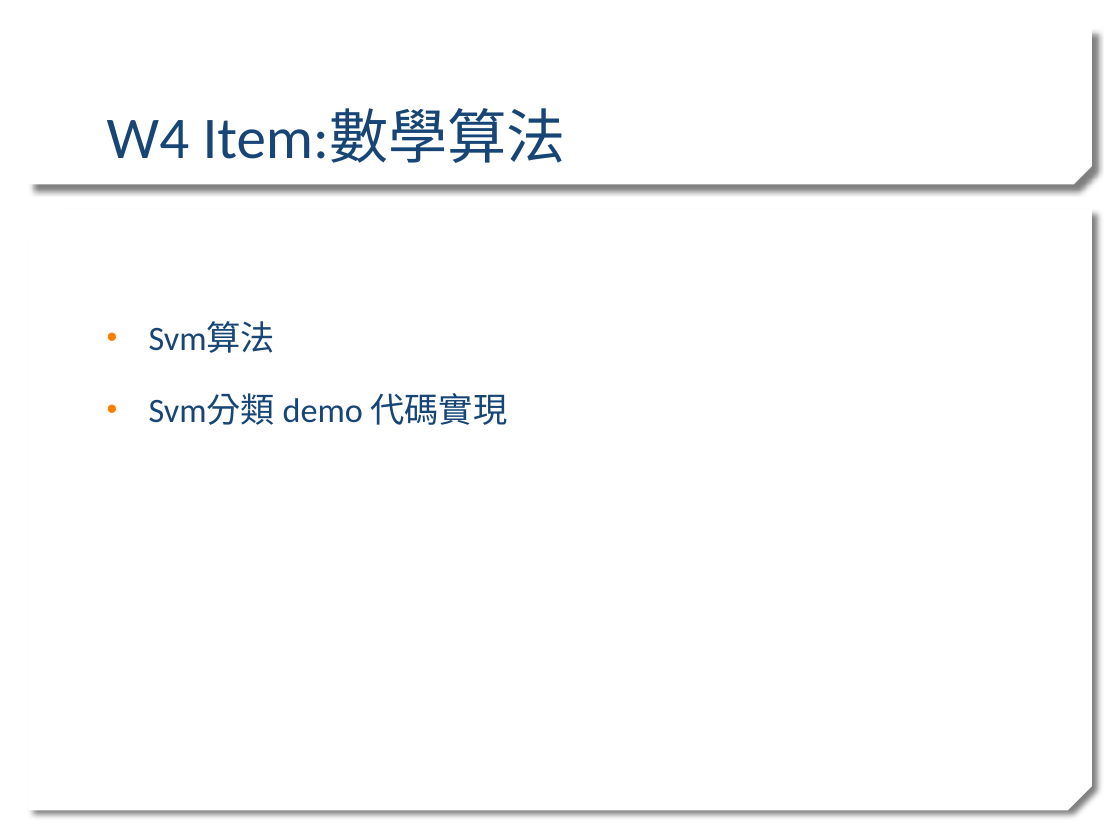
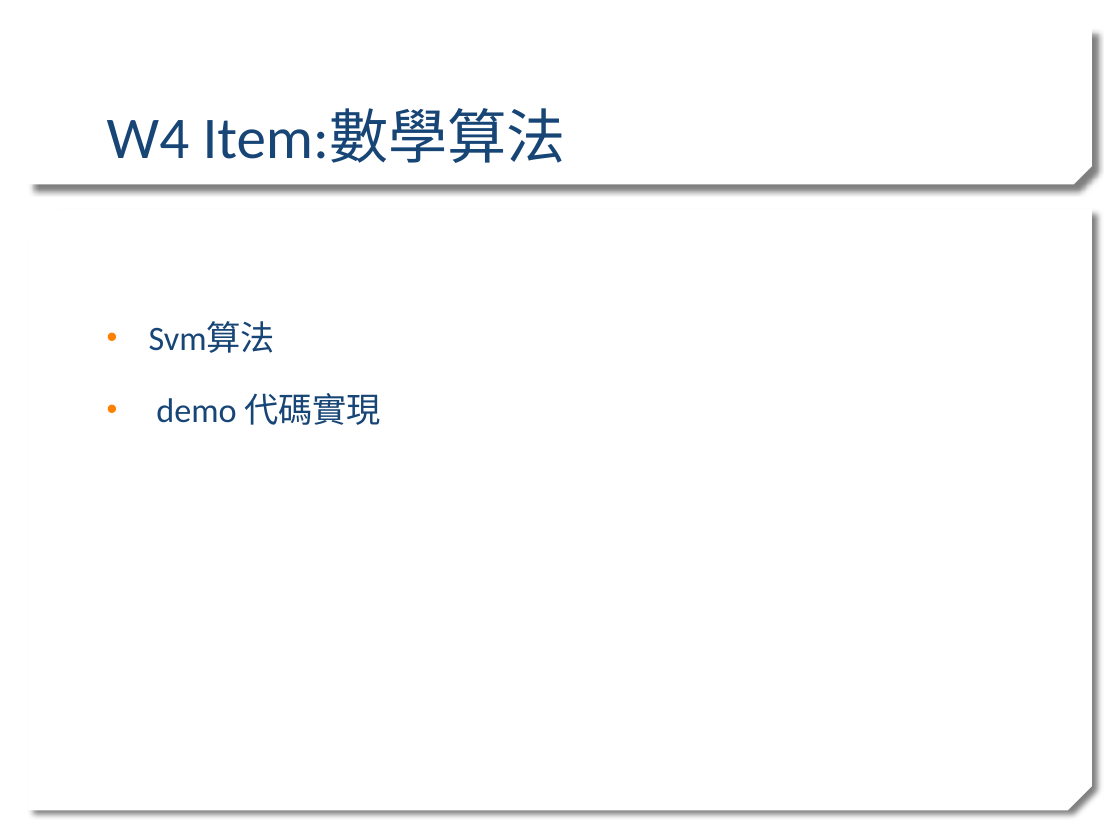
Before and after one commit to stereo720712/2020_Learn_practice_Machine_Learning, a slide deck: slide 20 of ml traing sean_detail.pptx. Drawn at 1120x840 pixels with LibreOffice and Linux fonts; fonts in the diff are those of the drawing; background and template pictures are left out. Boxes give left, top, right and bottom in pixels: in the first picture for what was removed or moved away, otherwise in the second. Text is boxed around its words. In the diff, an @@ line names an element or a change of style, - is before the commit and + after.

```diff
--- a/ml traing sean_detail.pptx
+++ b/ml traing sean_detail.pptx
@@ text at [156, 393, 381, 425]: text changed @@
-• Svm分類 demo 代碼實現
+• demo 代碼實現
```
Also in this commit, not shown: 1 other file.
